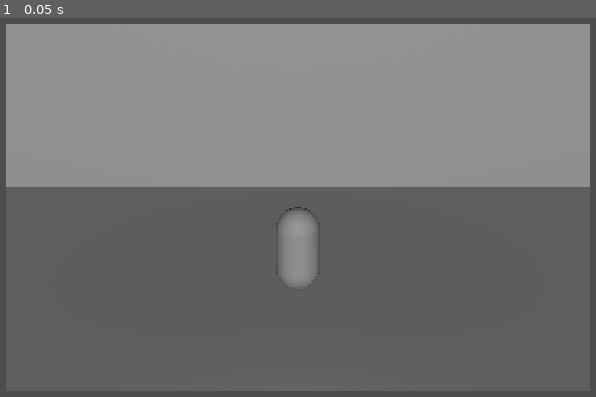
Above: before the commit, frame 1.
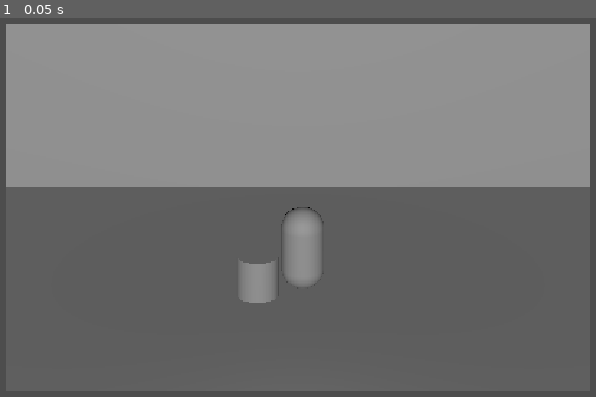
Above: after the commit, the same moment.

Repository: Szilhati-Daniel/HunJam2026-game
Game: Godot game, scene res://altar_scene.tscn
Two runs of this game, one before a commit and one after it. Both use one fixed random seed, a clock stepped at 60 frames per second and the inputs below. This scene is started directly instead of the project's main scene.
Inputs:
- Up to frame 1 (0.05 s): no input

The runs differ from the first frame. In frame 1, 0.8% of the frame differs, in the area x 40-55%, y 49-76%.

Commit message:
Added animal to scene, fixed movement logic, implemented player health and damage function

Diff:
--- a/altar_scene.tscn
+++ b/altar_scene.tscn
@@ -1,6 +1,7 @@
 [gd_scene format=3 uid="uid://d38oiseso0r5s"]
 
 [ext_resource type="PackedScene" uid="uid://ciwtxush3fuib" path="res://player.tscn" id="1_5o2q7"]
+[ext_resource type="PackedScene" uid="uid://collv4k2p7eml" path="res://character_body_3d.tscn" id="2_e8g2b"]
 
 [sub_resource type="PlaneMesh" id="PlaneMesh_g4v7s"]
 
@@ -43,3 +44,5 @@
 transform = Transform3D(1, 0, 0, 0, 0.9256458, 0.37839106, 0, -0.37839106, 0.9256458, 0, 7.6081457, 8.594985)
 
 [node name="Player" parent="." unique_id=752145659 instance=ExtResource("1_5o2q7")]
+
+[node name="CharacterBody3D" parent="." unique_id=630367358 instance=ExtResource("2_e8g2b")]
--- a/character_body_3d.tscn
+++ b/character_body_3d.tscn
@@ -6,7 +6,7 @@
 
 [sub_resource type="CylinderShape3D" id="CylinderShape3D_iwpo4"]
 
-[node name="CharacterBody3D" type="CharacterBody3D" unique_id=630367358]
+[node name="Animal" type="CharacterBody3D" unique_id=630367358]
 
 [node name="MeshInstance3D" type="MeshInstance3D" parent="." unique_id=1086384340]
 mesh = SubResource("CylinderMesh_g4v7s")
--- a/scripts/animal_behaviour.gd
+++ b/scripts/animal_behaviour.gd
@@ -44,7 +44,7 @@
 			cowardly()
 		Behaviour.AGGRESSIVE:
 			aggressive(distance)
-
+	animal.move_and_slide()
 
 func find_player() -> void:
 	var main = get_tree().current_scene
--- a/scripts/player_controller.gd
+++ b/scripts/player_controller.gd
@@ -2,6 +2,7 @@
 
 @export_range(0.1, 5.0, 0.01)
 var movement_speed = 2.0
+var health = 100.0
 @onready
 var character = $"Area3D"
 
@@ -29,3 +30,13 @@
 func _on_area_3d_area_entered(area: Area3D) -> void:
 	if area.is_in_group("scene_geom"):
 		print("collision")
+
+func take_damage(damage : float) -> void:
+	health -= damage
+	if health <= 0:
+		death()
+	else:
+		return
+func death() -> void:
+	#TODO kill, i mean implement
+	return
